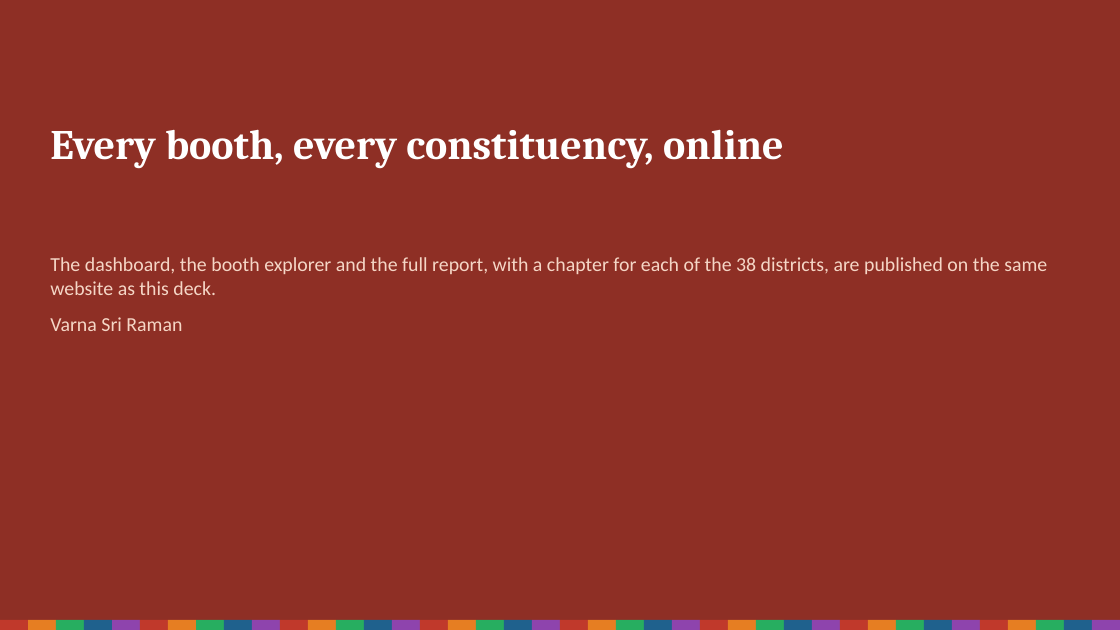
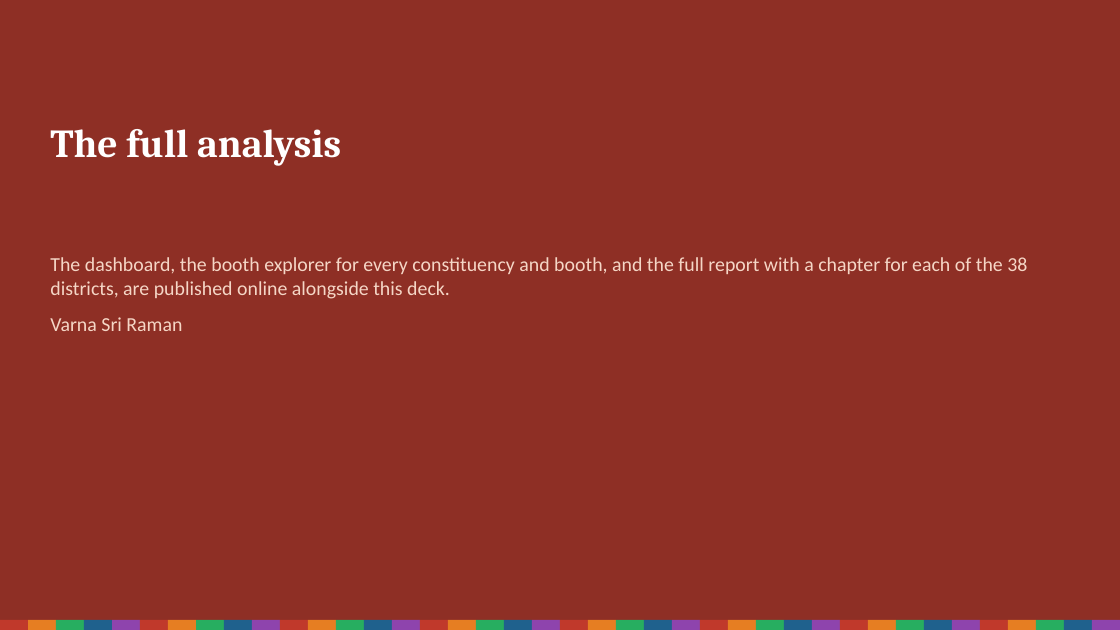
Before and after one commit to Varnasr/INDIA-DATA, a slide deck: slide 27 of reports/bihar-sir-2025-deck.pptx (slide 16 before the commit). Drawn at 1120x630 pixels with LibreOffice and Linux fonts; fonts in the diff are those of the drawing. Boxes give left, top, right and bottom in pixels: in the first picture for what was removed or moved away, otherwise in the second. Text is boxed around its words. In the diff, an @@ line names an element or a change of style, - is before the commit and + after.

```diff
--- a/reports/bihar-sir-2025-deck.pptx
+++ b/reports/bihar-sir-2025-deck.pptx
@@ text at box(50, 129, 341, 166): text changed; size 36 to 34 pt @@
-Every booth, every constituency, online
+The full analysis
@@ text at box(50, 257, 1027, 299): text changed @@
-The dashboard, the booth explorer and the full report, with a chapter for each of the 38 districts, are published on the same website as this deck.
+The dashboard, the booth explorer for every constituency and booth, and the full report with a chapter for each of the 38 districts, are published online alongside this deck.
```
Also in this commit, not shown: 15 other slides changed, 11 slides added, 14 other files.
